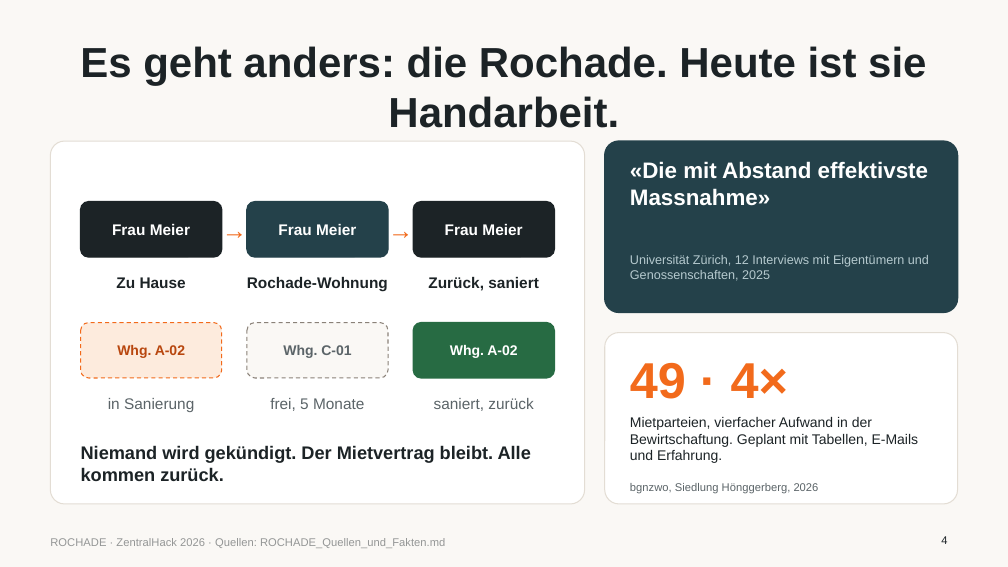
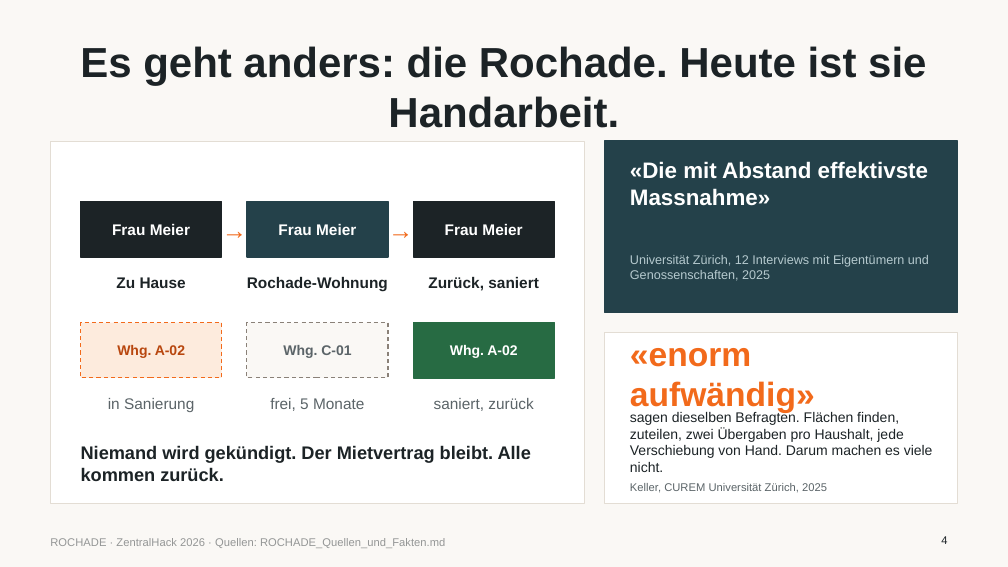
Before and after one commit to platret/ROCHADE, a slide deck: slide 4 of pitch/ROCHADE_Pitch.pptx. Drawn at 1008x567 pixels with LibreOffice and Linux fonts; fonts in the diff are those of the drawing. Boxes give left, top, right and bottom in pixels: in the first picture for what was removed or moved away, otherwise in the second. Text is boxed around its words. In the diff, an @@ line names an element or a change of style, - is before the commit and + after.

```diff
--- a/pitch/ROCHADE_Pitch.pptx
+++ b/pitch/ROCHADE_Pitch.pptx
@@ rounded rectangle to rectangle in 9 elements at [50, 141, 585, 504], [81, 202, 222, 257], [247, 202, 388, 257], [413, 202, 554, 257], [81, 323, 222, 378], [247, 323, 388, 378], [413, 323, 554, 378], [605, 141, 958, 312], [605, 333, 958, 504] @@
@@ text at [630, 348, 815, 413]: text changed; size 36 to 24 pt @@
-49 · 4×
+«enorm aufwändig»
@@ text at [630, 411, 933, 472]: text changed @@
-Mietparteien, vierfacher Aufwand in der Bewirtschaftung. Geplant mit Tabellen, E-Mails und Erfahrung.
+sagen dieselben Befragten. Flächen finden, zuteilen, zwei Übergaben pro Haushalt, jede Verschiebung von Hand. Darum machen es viele nicht.
@@ text at [630, 483, 827, 493]: text changed @@
-bgnzwo, Siedlung Hönggerberg, 2026
+Keller, CUREM Universität Zürich, 2025
```
Also in this commit, not shown: 6 other slides changed, 2 slides added, 2 slides removed, 2 other files.
